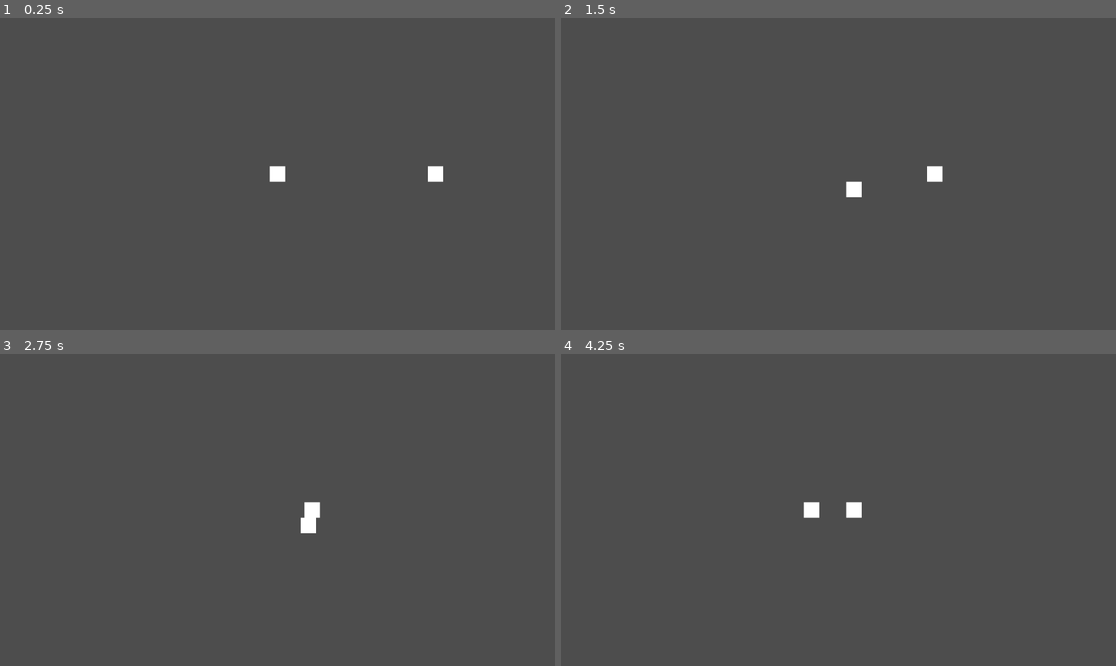
Above: before the commit, frames 1-4 (two rows, left to right).
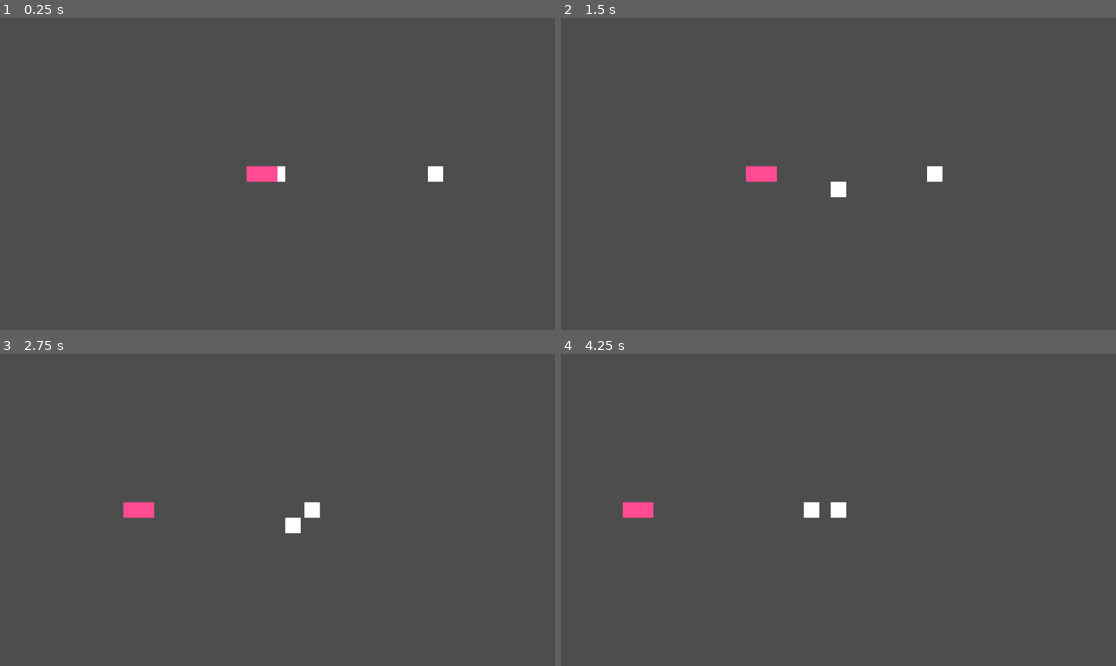
Above: after the commit, the same moments.

Repository: ChrisCee2/20gc3frogger
Game: Godot game, scene res://test_scene.tscn
Same seed, same stepped clock (60 frames per second), same inputs: the game is played once before the commit and once after it.
Inputs:
- Up to frame 1 (0.25 s): no input
- Up to frame 2 (1.5 s): tap Enter at 0.5 s; hold D (right) 0.53-1.28 s; hold S (down) from 1.28 s (still down)
- Up to frame 3 (2.75 s): tap Space at 2 s; release S (down) at 2.03 s; hold D (right) from 2.03 s (still down)
- Up to frame 4 (4.25 s): release D (right) at 2.78 s; hold W (up) 2.78-3.53 s; hold A (left) from 3.53 s (still down)

The runs differ from the first frame. In frame 1, 0.3% of the frame differs, in the area x 44-51%, y 47-53%; in frame 2, 0.6%, in the area x 33-55%, y 47-58%; in frame 3, 0.6%; in frame 4, 0.6%.

Commit message:
GC3-26: Add soap that moves player as it moves

Diff:
--- a/controllers/move_controller.gd
+++ b/controllers/move_controller.gd
@@ -1,4 +1,6 @@
 class_name MoveController extends Node
+
+signal moved
 
 @onready var animation_timer: Timer = $AnimationTimer
 @onready var move_timer: Timer = $MoveTimer
@@ -28,9 +30,13 @@
 	if move_interval > 0:
 		move_timer.start(move_interval)
 
+func shift(direction: Vector2):
+	update_position(direction * move_amount)
+
 func update_position(offset: Vector2) -> void:
 	desired_position += offset
 	animation_timer.start(animation_interval)
+	moved.emit()
 
 func update() -> void:
 	object.global_position = object.global_position.lerp(
--- /dev/null
+++ b/objects/soap.gd
@@ -0,0 +1,26 @@
+class_name Soap extends Area2D
+
+@onready var move_controller: MoveController = $MoveController
+
+@export var should_move_left: bool = true
+@export_range(0, 10) var move_interval: float = 0.3
+
+var move_direction: Vector2 = Vector2.ZERO
+
+func _ready() -> void:
+	move_controller.move_interval = move_interval
+	move_direction = Vector2.LEFT if should_move_left else Vector2.RIGHT
+	move_controller.moved.connect(_on_move)
+
+func _process(delta: float) -> void:
+	update()
+	move_controller.update()
+
+func update() -> void:
+	move_controller.move(move_direction)
+
+func _on_move() -> void:
+	var colliding_areas: Array[Area2D] = get_overlapping_areas()
+	for area in colliding_areas:
+		if area is Player:
+			area.move_controller.shift(move_direction)
--- /dev/null
+++ b/objects/soap.tscn
@@ -0,0 +1,23 @@
+[gd_scene load_steps=5 format=3 uid="uid://bg6em2nd0yegx"]
+
+[ext_resource type="Script" uid="uid://dvavld8nx2lny" path="res://objects/soap.gd" id="1_p0is6"]
+[ext_resource type="PackedScene" uid="uid://dga1ual85j14i" path="res://controllers/move_controller.tscn" id="2_0f703"]
+
+[sub_resource type="RectangleShape2D" id="RectangleShape2D_24jkt"]
+size = Vector2(64, 32)
+
+[sub_resource type="CanvasTexture" id="CanvasTexture_7822p"]
+
+[node name="Soap" type="Area2D"]
+script = ExtResource("1_p0is6")
+
+[node name="CollisionShape2D" type="CollisionShape2D" parent="."]
+shape = SubResource("RectangleShape2D_24jkt")
+
+[node name="Sprite2D" type="Sprite2D" parent="."]
+modulate = Color(1, 0.292225, 0.573375, 1)
+scale = Vector2(64, 32)
+texture = SubResource("CanvasTexture_7822p")
+
+[node name="MoveController" parent="." node_paths=PackedStringArray("object") instance=ExtResource("2_0f703")]
+object = NodePath("..")
--- a/test_scene.tscn
+++ b/test_scene.tscn
@@ -1,7 +1,8 @@
-[gd_scene load_steps=3 format=3 uid="uid://j3ka2q4kgsok"]
+[gd_scene load_steps=4 format=3 uid="uid://j3ka2q4kgsok"]
 
 [ext_resource type="PackedScene" uid="uid://cmrxs55rkgib0" path="res://objects/player.tscn" id="1_ia1lp"]
 [ext_resource type="PackedScene" uid="uid://dk7k5h44nry4" path="res://objects/person.tscn" id="2_sasra"]
+[ext_resource type="PackedScene" uid="uid://bg6em2nd0yegx" path="res://objects/soap.tscn" id="3_sasra"]
 
 [node name="TestScene" type="Node2D"]
 
@@ -11,3 +12,5 @@
 position = Vector2(360, 0)
 
 [node name="Player" parent="." instance=ExtResource("1_ia1lp")]
+
+[node name="Soap" parent="." instance=ExtResource("3_sasra")]
Not shown, added: objects/soap.gd.uid
